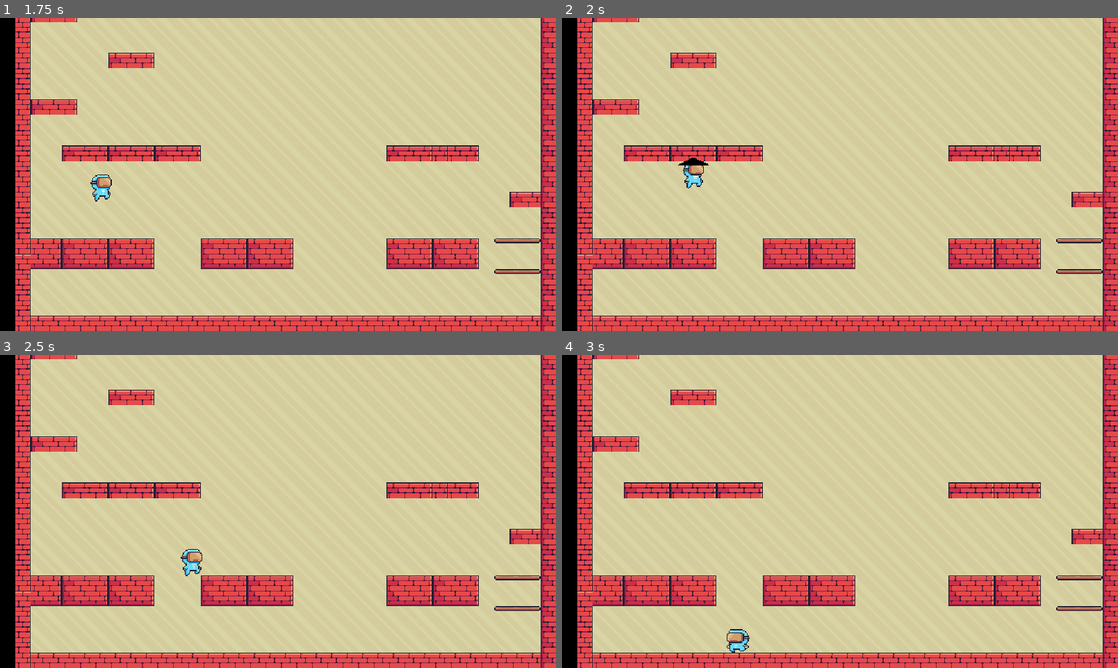
Above: before the commit, frames 1-4 (two rows, left to right).
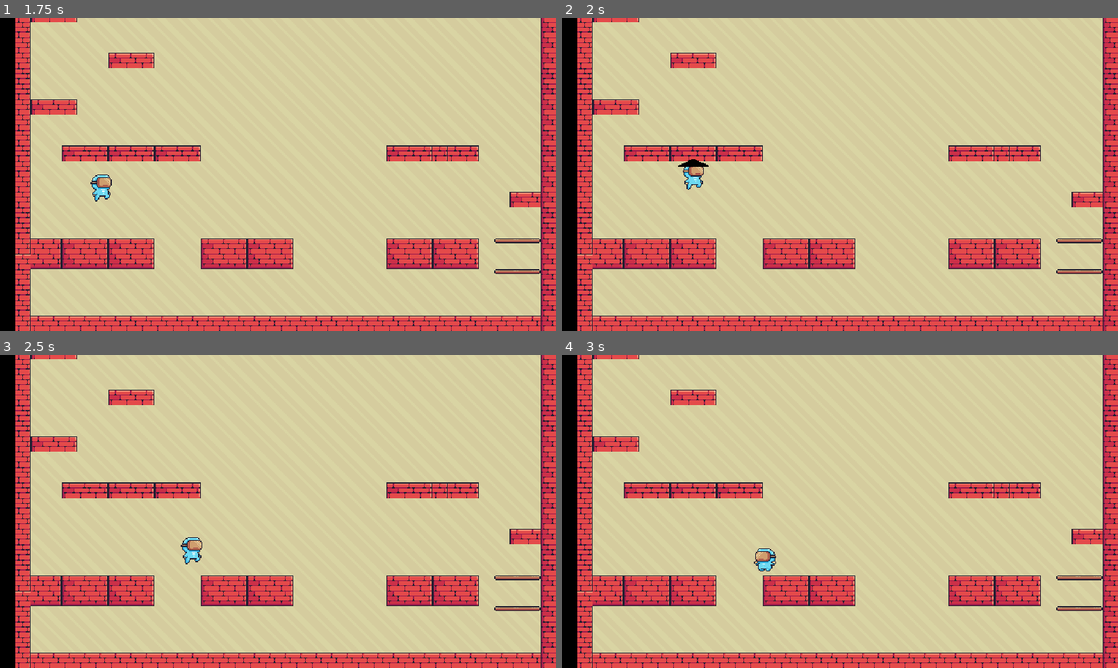
Above: after the commit, the same moments.

Repository: spilth/umbrella-fella
Game: Godot game, scene res://main.tscn
The game is run twice, just before and just after one commit, with the same random seed, the same clock (stepped at 60 frames per second) and the same inputs.
Inputs:
- Up to frame 1 (1.75 s): click "Play!" at 0.5 s; hold D (Right) from 1.28 s (still down); hold O (Open Umbrella) from 1.28 s (still down); tap Space (Jump) at 1.52 s
- Up to frame 2 (2 s): keep holding D (Right); keep holding O (Open Umbrella)
- Up to frame 3 (2.5 s): keep holding D (Right); release O (Open Umbrella) at 2.03 s; tap P (Block) at 2.1 s; tap Space (Jump) at 2.27 s; tap O (Open Umbrella) at 2.3 s
- Up to frame 4 (3 s): release D (Right) at 2.78 s; hold A (Left) from 2.78 s (still down); hold O (Open Umbrella) from 2.78 s (still down)

Frame 1 is identical in both runs. In frame 2, 0.2% of the frame differs, in the area x 20-27%, y 44-55%; in frame 3, 0.4%; in frame 4, 0.5%, in the area x 29-39%, y 61-96%.

Commit message:
Make umbrella floating speed a constant

Diff:
--- a/character_body_2d.gd
+++ b/character_body_2d.gd
@@ -15,7 +15,7 @@
 	if not is_on_floor():
 		if Input.is_action_pressed("Open Umbrella") && velocity.y > 0:
 			animated_sprite_2d.animation = "floating"
-			velocity.y += gravity / 16 * delta
+			velocity.y = gravity * 4 * delta
 		else:
 			animated_sprite_2d.animation = "jumping"
 			velocity.y += gravity * delta
